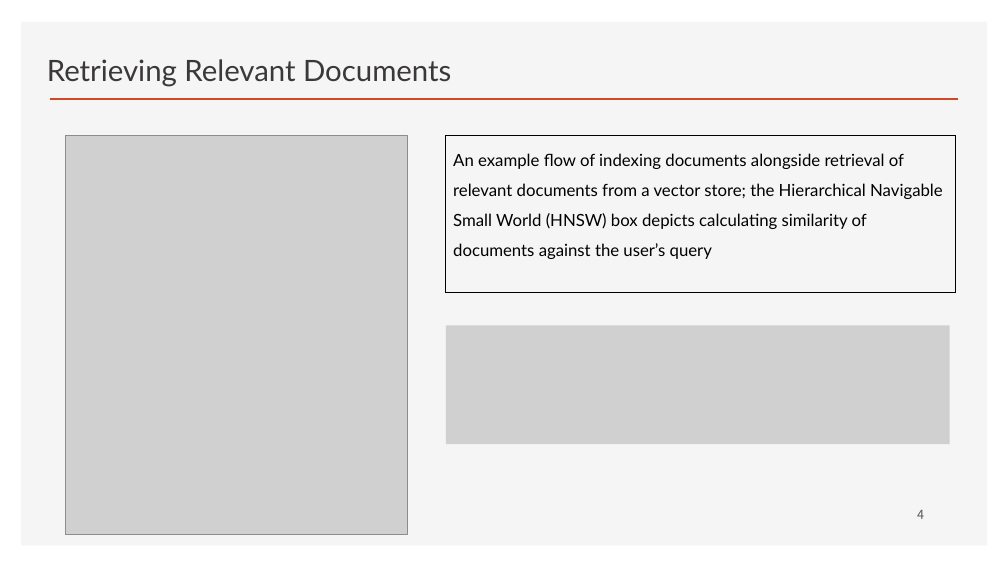
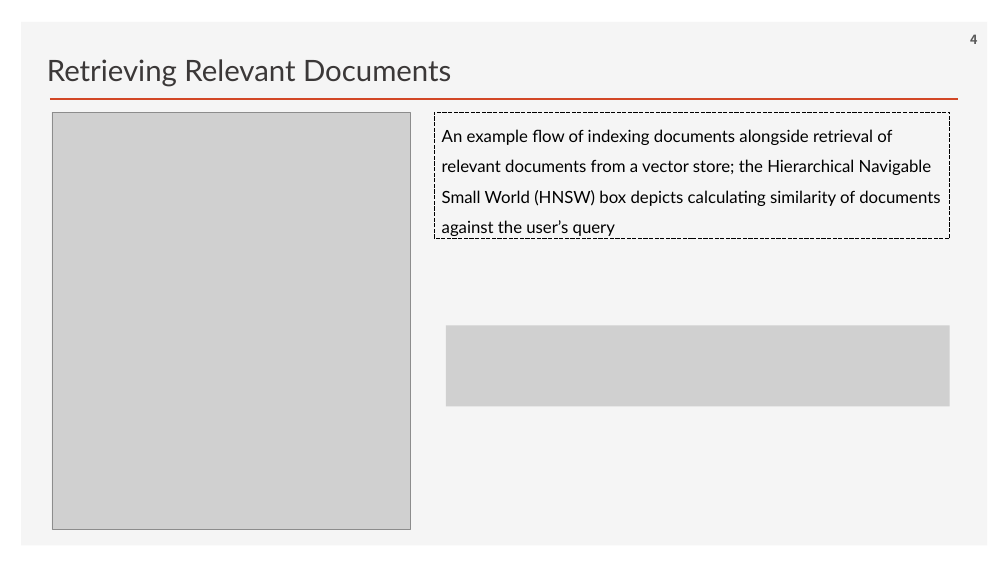
Before and after one commit to ancestor9/2026_Fall_Learning-Langchain-AI-Agent, a slide deck: slide 4 of ppts/CHAPTER 3 RAG Part II_Chatting with Your Data.pptx. Drawn at 1008x567 pixels with LibreOffice and Linux fonts; fonts in the diff are those of the drawing; grey boxes stand for pictures; background and template pictures are left out. Boxes give left, top, right and bottom in pixels: in the first picture for what was removed or moved away, otherwise in the second. Text is boxed around its words. In the diff, an @@ line names an element or a change of style, - is before the commit and + after.

```diff
--- a/ppts/CHAPTER 3 RAG Part II_Chatting with Your Data.pptx
+++ b/ppts/CHAPTER 3 RAG Part II_Chatting with Your Data.pptx
@@ page number: place and size @@
-page number at (917, 510, 924, 519)
+page number at (970, 34, 977, 44)
@@ page number at (970, 34, 977, 44): bold on @@
@@ picture: place and size @@
-picture at (65, 136, 407, 535)
+picture at (52, 112, 411, 529)
@@ rectangle "An example flow of indexing ...": place and size @@
-rectangle "An example flow of indexing ..." at (446, 136, 957, 293)
+rectangle "An example flow of indexing ..." at (434, 112, 950, 239)
@@ rectangle "An example flow of indexing ..." at (434, 112, 950, 239): outline #000000 0.75 pt to #000000 0.75 pt dashed @@
@@ picture: place and size @@
-picture at (446, 325, 951, 444)
+picture at (446, 325, 951, 406)
```
Also in this commit, not shown: 18 other slides changed.
